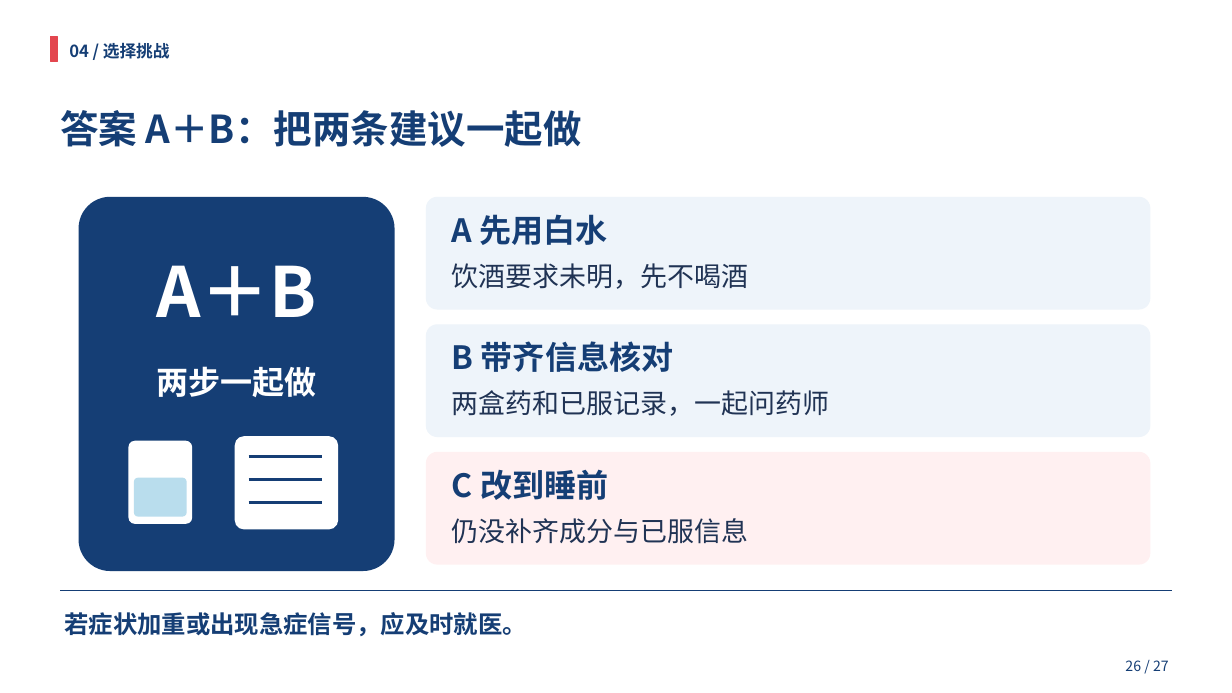
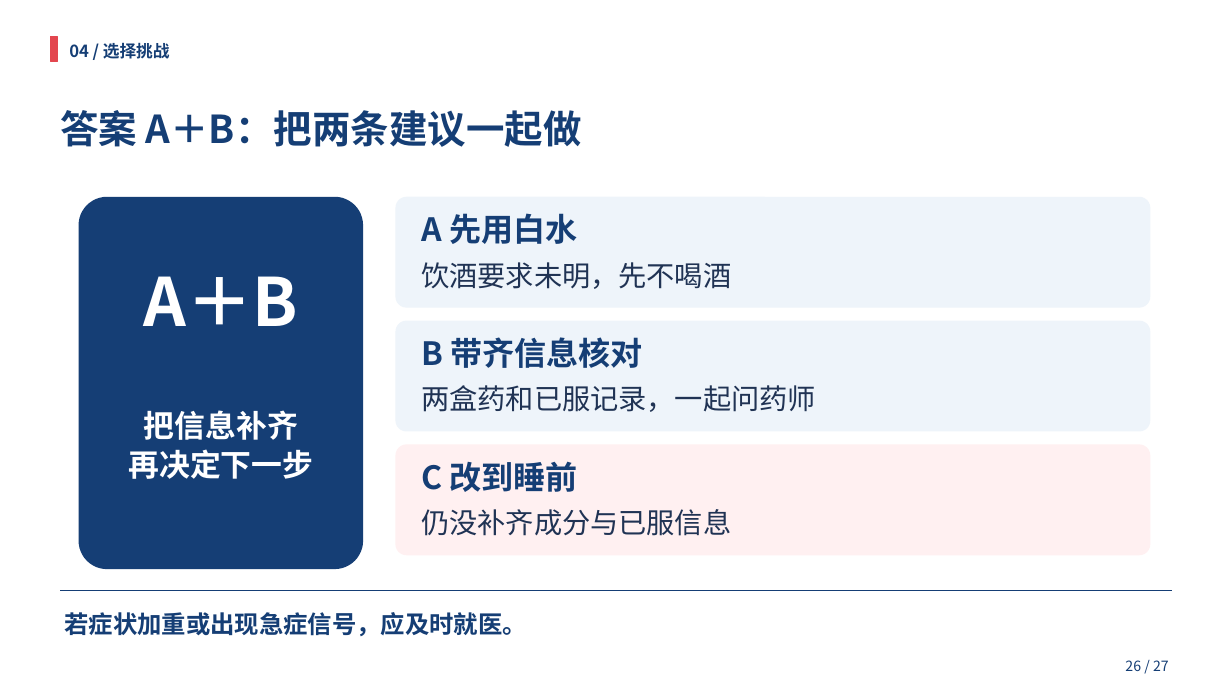
Before and after one commit to HOU-snowyfly/PPTbuilder, a slide deck: slide 26 of 交付文件/合理用药_双人35分钟.pptx. Drawn at 1232x693 pixels with LibreOffice and Linux fonts; fonts in the diff are those of the drawing. Boxes give left, top, right and bottom in pixels: in the first picture for what was removed or moved away, otherwise in the second. Text is boxed around its words. In the diff, an @@ line names an element or a change of style, - is before the commit and + after.

```diff
--- a/交付文件/合理用药_双人35分钟.pptx
+++ b/交付文件/合理用药_双人35分钟.pptx
@@ rounded rectangle: place and size @@
-rounded rectangle at (79, 197, 395, 571)
+rounded rectangle at (79, 197, 363, 569)
@@ rounded rectangle: place and size @@
-rounded rectangle at (426, 197, 1151, 310)
+rounded rectangle at (396, 197, 1151, 308)
@@ text "A 先用白水": place and size @@
-text "A 先用白水" at (452, 214, 608, 245)
+text "A 先用白水" at (421, 213, 577, 244)
@@ text "A＋B": place and size @@
-text "A＋B" at (156, 265, 317, 317)
+text "A＋B" at (143, 276, 298, 326)
@@ text "A＋B" at (143, 276, 298, 326): size 54 to 52 pt @@
@@ text "饮酒要求未明，先不喝酒": place and size @@
-text "饮酒要求未明，先不喝酒" at (452, 263, 748, 289)
+text "饮酒要求未明，先不喝酒" at (421, 262, 731, 289)
@@ rounded rectangle: place and size @@
-rounded rectangle at (426, 324, 1151, 437)
+rounded rectangle at (396, 321, 1151, 432)
@@ text "B 带齐信息核对": place and size @@
-text "B 带齐信息核对" at (452, 341, 673, 372)
+text "B 带齐信息核对" at (421, 337, 642, 368)
@@ text "两盒药和已服记录，一起问药师": place and size @@
-text "两盒药和已服记录，一起问药师" at (452, 390, 829, 416)
+text "两盒药和已服记录，一起问药师" at (421, 385, 816, 412)
@@ text at (128, 410, 313, 479): text changed; size 25 to 24 pt @@
-两步一起做
+把信息补齐
+再决定下一步
@@ rounded rectangle removed at (128, 441, 192, 524) @@
@@ rounded rectangle removed at (235, 436, 338, 530) @@
@@ rounded rectangle: place and size @@
-rounded rectangle at (426, 452, 1151, 565)
+rounded rectangle at (396, 445, 1151, 555)
@@ rounded rectangle removed at (134, 478, 187, 517) @@
@@ line removed from (249, 457) to (322, 457) @@
@@ text "C 改到睡前": place and size @@
-text "C 改到睡前" at (452, 469, 608, 500)
+text "C 改到睡前" at (421, 461, 578, 492)
@@ line removed from (249, 480) to (322, 480) @@
@@ line removed from (249, 503) to (322, 503) @@
@@ size 21 to 22 pt in 3 elements at (421, 262, 731, 289), (421, 385, 816, 412), (421, 509, 731, 536) @@
@@ text "仍没补齐成分与已服信息": place and size @@
-text "仍没补齐成分与已服信息" at (452, 518, 748, 544)
+text "仍没补齐成分与已服信息" at (421, 509, 731, 536)
```
Also in this commit, not shown: 22 other slides changed, 1 slide added, 1 other file.
